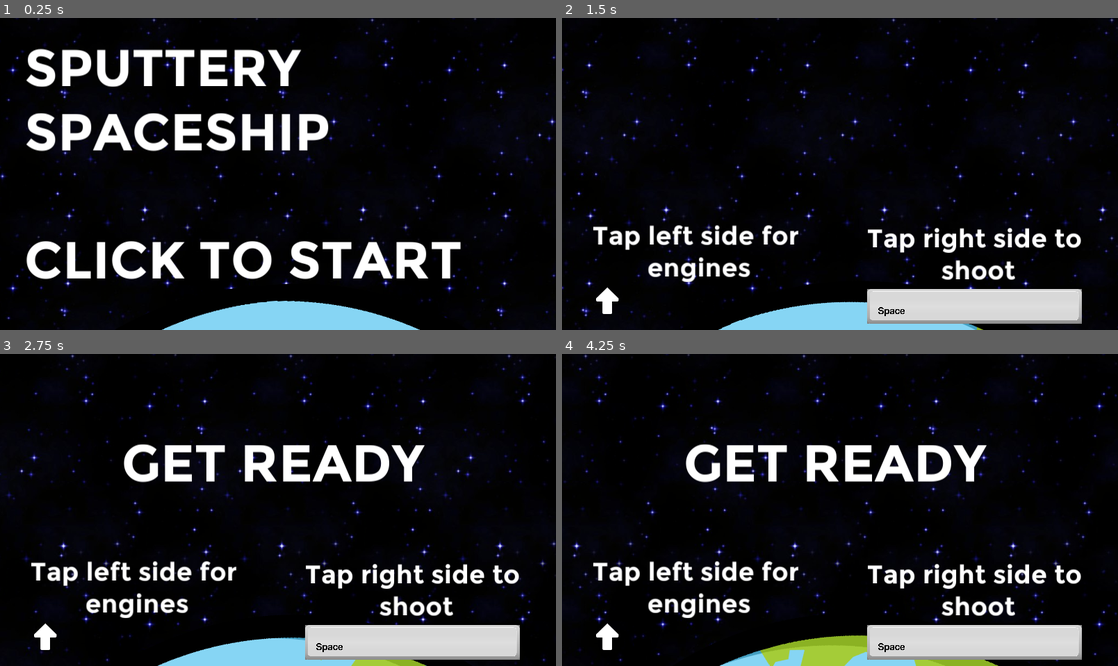
Above: before the commit, frames 1-4 (two rows, left to right).
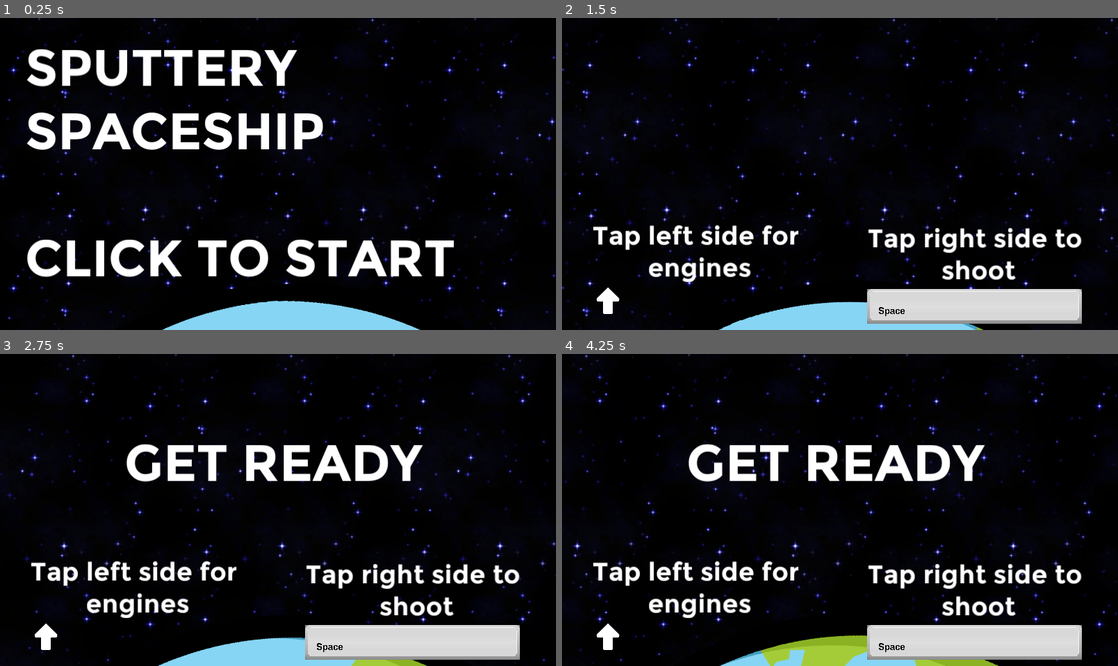
Above: after the commit, the same moments.

Repository: yokelpole/sputtery-spaceship
Game: Godot game, scene res://Game.tscn
Two runs of this game, one before a commit and one after it. Both use one fixed random seed, a clock stepped at 60 frames per second and the inputs below.
Inputs (mouse positions are in pixels of both pictures, inside the frame that each line leads up to):
- Up to frame 1 (0.25 s): no input
- Up to frame 2 (1.5 s): tap Enter (ui_accept) at 0.5, 0.77 s; move the mouse to (962, 158) at 0.52 s; hold Up (ui_up) 0.53-1.28 s; click (962, 158) at 0.67 s; move the mouse to (728, 189) at 1.27 s
- Up to frame 3 (2.75 s): tap Enter (ui_accept) at 1.52 s; move the mouse to (333, 441) at 2.02 s; hold Up (ui_up) from 2.03 s (still down)
- Up to frame 4 (4.25 s): move the mouse to (812, 572) at 2.77 s; click (812, 572) at 2.92 s; tap Enter (ui_accept) at 3.02, 3.77 s; move the mouse to (1006, 556) at 3.52 s; release Up (ui_up) at 3.53 s

The runs differ from the first frame. In frame 1, 6.9% of the frame differs, in the area x 0-83%, y 0-100%; in frame 2, 1.5%; in frame 3, 2.7%; in frame 4, 2.8%.

Commit message:
Arrange components into directories

Diff:
--- a/Enemy.tscn
+++ /dev/null
@@ -1,75 +0,0 @@
-[gd_scene load_steps=21 format=2]
-
-[ext_resource path="res://EnemyBody.gd" type="Script" id=1]
-[ext_resource path="res://Simple explosion/simpleExplosion07.png" type="Texture" id=2]
-[ext_resource path="res://Simple explosion/simpleExplosion06.png" type="Texture" id=3]
-[ext_resource path="res://Simple explosion/simpleExplosion05.png" type="Texture" id=4]
-[ext_resource path="res://enemyBlue1.png" type="Texture" id=5]
-[ext_resource path="res://Simple explosion/simpleExplosion01.png" type="Texture" id=6]
-[ext_resource path="res://Simple explosion/simpleExplosion04.png" type="Texture" id=7]
-[ext_resource path="res://Simple explosion/simpleExplosion08.png" type="Texture" id=8]
-[ext_resource path="res://Simple explosion/simpleExplosion02.png" type="Texture" id=9]
-[ext_resource path="res://Simple explosion/simpleExplosion03.png" type="Texture" id=10]
-[ext_resource path="res://Simple explosion/simpleExplosion00.png" type="Texture" id=11]
-[ext_resource path="res://Smoke/smokeGrey3.png" type="Texture" id=12]
-[ext_resource path="res://Smoke/smokeGrey0.png" type="Texture" id=13]
-[ext_resource path="res://Smoke/smokeGrey2.png" type="Texture" id=14]
-[ext_resource path="res://Smoke/smokeGrey4.png" type="Texture" id=15]
-[ext_resource path="res://Smoke/smokeGrey5.png" type="Texture" id=16]
-[ext_resource path="res://Smoke/smokeGrey1.png" type="Texture" id=17]
-[ext_resource path="res://Sounds/rumble3.ogg" type="AudioStream" id=18]
-
-[sub_resource type="SpriteFrames" id=1]
-animations = [ {
-"frames": [ ExtResource( 13 ), ExtResource( 17 ), ExtResource( 14 ), ExtResource( 12 ), ExtResource( 15 ), ExtResource( 16 ) ],
-"loop": true,
-"name": "smoke",
-"speed": 5.0
-} ]
-
-[sub_resource type="SpriteFrames" id=2]
-animations = [ {
-"frames": [ ExtResource( 11 ), ExtResource( 6 ), ExtResource( 9 ), ExtResource( 10 ), ExtResource( 7 ), ExtResource( 4 ), ExtResource( 3 ), ExtResource( 2 ), ExtResource( 8 ) ],
-"loop": false,
-"name": "boom",
-"speed": 5.0
-} ]
-
-[node name="EnemyBody" type="RigidBody2D"]
-position = Vector2( 7.48187, 13.1676 )
-collision_layer = 64
-collision_mask = 64
-contacts_reported = 4
-contact_monitor = true
-script = ExtResource( 1 )
-
-[node name="EnemySprite" type="Sprite" parent="."]
-position = Vector2( 37.8408, 35.2358 )
-rotation = 1.5708
-texture = ExtResource( 5 )
-
-[node name="SmokeSprite" type="AnimatedSprite" parent="EnemySprite"]
-visible = false
-position = Vector2( -1.22194, -51.2557 )
-rotation = -1.5708
-frames = SubResource( 1 )
-animation = "smoke"
-frame = 5
-playing = true
-
-[node name="ExplosionSprite" type="AnimatedSprite" parent="."]
-visible = false
-position = Vector2( 37.8408, 35.2358 )
-frames = SubResource( 2 )
-animation = "boom"
-speed_scale = 3.0
-
-[node name="EnemyCollisionShape" type="CollisionPolygon2D" parent="."]
-position = Vector2( -2.55605, 1.38315 )
-polygon = PoolVector2Array( 0.728732, 22.8752, -4.06128, 9.51886, 54.0336, -13.0165, 83.8885, 3.03051, 75.4918, 26.1681, 74.7454, 42.7749, 84.6349, 63.4867, 53.6281, 81.4528, -4.27355, 60.1449, -0.361738, 43.2305, 0.728732, 22.8752 )
-
-[node name="ExplodeSound" type="AudioStreamPlayer2D" parent="."]
-stream = ExtResource( 18 )
-volume_db = -15.0
-[connection signal="body_entered" from="." to="." method="_on_EnemyBody_body_entered"]
-[connection signal="animation_finished" from="ExplosionSprite" to="." method="_on_ExplosionSprite_animation_finished"]
--- a/Game.gd
+++ b/Game.gd
@@ -3,11 +3,11 @@
 var SCREEN_WIDTH = ProjectSettings.get_setting("display/window/size/width")
 var SCREEN_HEIGHT = ProjectSettings.get_setting("display/window/size/height")
 
-var Player = preload("res://Player.tscn")
-var Enemy = preload("res://Enemy.tscn")
-var SmarterEnemy = preload("res://SmarterEnemy.tscn")
-var Asteroid = preload("res://Asteroid.tscn")
-var Bullet = preload("res://Bullet.tscn")
+var Player = preload("res://Scenes/Player.tscn")
+var Enemy = preload("res://Scenes/Enemy.tscn")
+var SmarterEnemy = preload("res://Scenes/SmarterEnemy.tscn")
+var Asteroid = preload("res://Scenes/Asteroid.tscn")
+var Bullet = preload("res://Scenes/Bullet.tscn")
 
 var background_updates = 0
 var player = null
--- a/Game.tscn
+++ b/Game.tscn
@@ -1,12 +1,12 @@
 [gd_scene load_steps=15 format=2]
 
-[ext_resource path="res://Montserrat-Bold.ttf" type="DynamicFontData" id=1]
-[ext_resource path="res://Earth.png" type="Texture" id=2]
-[ext_resource path="res://space.png" type="Texture" id=3]
+[ext_resource path="res://Fonts/Montserrat-Bold.ttf" type="DynamicFontData" id=1]
+[ext_resource path="res://Misc Graphics/Earth.png" type="Texture" id=2]
+[ext_resource path="res://Misc Graphics/space.png" type="Texture" id=3]
 [ext_resource path="res://Game.gd" type="Script" id=4]
-[ext_resource path="res://arrowUp.png" type="Texture" id=5]
+[ext_resource path="res://Misc Graphics/arrowUp.png" type="Texture" id=5]
 [ext_resource path="res://Sounds/jingles_NES07.ogg" type="AudioStream" id=6]
-[ext_resource path="res://beautiful-blue-stars-fill.jpg" type="Texture" id=20]
+[ext_resource path="res://Misc Graphics/beautiful-blue-stars-fill.jpg" type="Texture" id=20]
 
 [sub_resource type="NavigationPolygon" id=1]
 vertices = PoolVector2Array( 1152.51, 5.10138, 1158.21, 578.904, 6.80118, 578.904, 8.70117, 7.0014 )
--- a/Asteroid.tscn
+++ b/Scenes/Asteroid.tscn
@@ -1,7 +1,8 @@
 [gd_scene load_steps=3 format=2]
 
-[ext_resource path="res://meteorBrown_big1.png" type="Texture" id=1]
-[ext_resource path="res://Asteroid.gd" type="Script" id=2]
+[ext_resource path="res://Scripts/Asteroid.gd" type="Script" id=1]
+[ext_resource path="res://Misc Graphics/meteorBrown_big1.png" type="Texture" id=2]
+
 
 [node name="AsteroidBody" type="RigidBody2D"]
 position = Vector2( 0.525696, 1.81718 )
@@ -12,11 +13,11 @@
 contact_monitor = true
 angular_velocity = 0.15
 angular_damp = 0.0
-script = ExtResource( 2 )
+script = ExtResource( 1 )
 
 [node name="AsteroidSprite" type="Sprite" parent="."]
 position = Vector2( 51.7624, 40.2597 )
-texture = ExtResource( 1 )
+texture = ExtResource( 2 )
 
 [node name="AsteroidBodyCollision" type="CollisionPolygon2D" parent="."]
 position = Vector2( 364.881, -86.1348 )
--- /dev/null
+++ b/Scenes/Enemy.tscn
@@ -0,0 +1,76 @@
+[gd_scene load_steps=21 format=2]
+
+[ext_resource path="res://Scripts/EnemyBody.gd" type="Script" id=1]
+[ext_resource path="res://Simple explosion/simpleExplosion01.png" type="Texture" id=2]
+[ext_resource path="res://Simple explosion/simpleExplosion07.png" type="Texture" id=3]
+[ext_resource path="res://Simple explosion/simpleExplosion03.png" type="Texture" id=4]
+[ext_resource path="res://Simple explosion/simpleExplosion08.png" type="Texture" id=5]
+[ext_resource path="res://Simple explosion/simpleExplosion00.png" type="Texture" id=6]
+[ext_resource path="res://Simple explosion/simpleExplosion02.png" type="Texture" id=7]
+[ext_resource path="res://Simple explosion/simpleExplosion06.png" type="Texture" id=8]
+[ext_resource path="res://Simple explosion/simpleExplosion05.png" type="Texture" id=9]
+[ext_resource path="res://Simple explosion/simpleExplosion04.png" type="Texture" id=10]
+[ext_resource path="res://Misc Graphics/enemyBlue1.png" type="Texture" id=11]
+[ext_resource path="res://Sounds/rumble3.ogg" type="AudioStream" id=12]
+[ext_resource path="res://Smoke/smokeGrey3.png" type="Texture" id=13]
+[ext_resource path="res://Smoke/smokeGrey5.png" type="Texture" id=14]
+[ext_resource path="res://Smoke/smokeGrey2.png" type="Texture" id=15]
+[ext_resource path="res://Smoke/smokeGrey0.png" type="Texture" id=16]
+[ext_resource path="res://Smoke/smokeGrey4.png" type="Texture" id=17]
+[ext_resource path="res://Smoke/smokeGrey1.png" type="Texture" id=18]
+
+
+[sub_resource type="SpriteFrames" id=1]
+animations = [ {
+"frames": [ ExtResource( 16 ), ExtResource( 18 ), ExtResource( 15 ), ExtResource( 13 ), ExtResource( 17 ), ExtResource( 14 ) ],
+"loop": true,
+"name": "smoke",
+"speed": 5.0
+} ]
+
+[sub_resource type="SpriteFrames" id=2]
+animations = [ {
+"frames": [ ExtResource( 6 ), ExtResource( 2 ), ExtResource( 7 ), ExtResource( 4 ), ExtResource( 10 ), ExtResource( 9 ), ExtResource( 8 ), ExtResource( 3 ), ExtResource( 5 ) ],
+"loop": false,
+"name": "boom",
+"speed": 5.0
+} ]
+
+[node name="EnemyBody" type="RigidBody2D"]
+position = Vector2( 7.48187, 13.1676 )
+collision_layer = 64
+collision_mask = 64
+contacts_reported = 4
+contact_monitor = true
+script = ExtResource( 1 )
+
+[node name="EnemySprite" type="Sprite" parent="."]
+position = Vector2( 37.8408, 35.2358 )
+rotation = 1.5708
+texture = ExtResource( 11 )
+
+[node name="SmokeSprite" type="AnimatedSprite" parent="EnemySprite"]
+visible = false
+position = Vector2( -1.22194, -51.2557 )
+rotation = -1.5708
+frames = SubResource( 1 )
+animation = "smoke"
+frame = 5
+playing = true
+
+[node name="ExplosionSprite" type="AnimatedSprite" parent="."]
+visible = false
+position = Vector2( 37.8408, 35.2358 )
+frames = SubResource( 2 )
+animation = "boom"
+speed_scale = 3.0
+
+[node name="EnemyCollisionShape" type="CollisionPolygon2D" parent="."]
+position = Vector2( -2.55605, 1.38315 )
+polygon = PoolVector2Array( 0.728732, 22.8752, -4.06128, 9.51886, 54.0336, -13.0165, 83.8885, 3.03051, 75.4918, 26.1681, 74.7454, 42.7749, 84.6349, 63.4867, 53.6281, 81.4528, -4.27355, 60.1449, -0.361738, 43.2305, 0.728732, 22.8752 )
+
+[node name="ExplodeSound" type="AudioStreamPlayer2D" parent="."]
+stream = ExtResource( 12 )
+volume_db = -15.0
+[connection signal="body_entered" from="." to="." method="_on_EnemyBody_body_entered"]
+[connection signal="animation_finished" from="ExplosionSprite" to="." method="_on_ExplosionSprite_animation_finished"]
--- a/Player.tscn
+++ b/Scenes/Player.tscn
@@ -1,32 +1,33 @@
 [gd_scene load_steps=18 format=2]
 
-[ext_resource path="res://ShipBody.gd" type="Script" id=1]
-[ext_resource path="res://playerShip1_red.png" type="Texture" id=2]
-[ext_resource path="res://Simple explosion/simpleExplosion07.png" type="Texture" id=3]
-[ext_resource path="res://Simple explosion/simpleExplosion06.png" type="Texture" id=4]
-[ext_resource path="res://Simple explosion/simpleExplosion05.png" type="Texture" id=5]
-[ext_resource path="res://Simple explosion/simpleExplosion01.png" type="Texture" id=6]
-[ext_resource path="res://Simple explosion/simpleExplosion04.png" type="Texture" id=7]
-[ext_resource path="res://Simple explosion/simpleExplosion08.png" type="Texture" id=8]
+[ext_resource path="res://Scripts/ShipBody.gd" type="Script" id=1]
+[ext_resource path="res://Rocket Fire/fire06.png" type="Texture" id=2]
+[ext_resource path="res://Simple explosion/simpleExplosion01.png" type="Texture" id=3]
+[ext_resource path="res://Simple explosion/simpleExplosion07.png" type="Texture" id=4]
+[ext_resource path="res://Misc Graphics/playerShip1_red.png" type="Texture" id=5]
+[ext_resource path="res://Simple explosion/simpleExplosion03.png" type="Texture" id=6]
+[ext_resource path="res://Simple explosion/simpleExplosion08.png" type="Texture" id=7]
+[ext_resource path="res://Simple explosion/simpleExplosion00.png" type="Texture" id=8]
 [ext_resource path="res://Simple explosion/simpleExplosion02.png" type="Texture" id=9]
-[ext_resource path="res://Simple explosion/simpleExplosion03.png" type="Texture" id=10]
-[ext_resource path="res://Simple explosion/simpleExplosion00.png" type="Texture" id=11]
-[ext_resource path="res://Rocket Fire/fire06.png" type="Texture" id=12]
+[ext_resource path="res://Simple explosion/simpleExplosion06.png" type="Texture" id=10]
+[ext_resource path="res://Simple explosion/simpleExplosion05.png" type="Texture" id=11]
+[ext_resource path="res://Simple explosion/simpleExplosion04.png" type="Texture" id=12]
 [ext_resource path="res://Rocket Fire/fire07.png" type="Texture" id=13]
 [ext_resource path="res://Sounds/laser5.ogg" type="AudioStream" id=14]
 [ext_resource path="res://Sounds/rumble3.ogg" type="AudioStream" id=15]
 
-[sub_resource type="SpriteFrames" id=2]
+
+[sub_resource type="SpriteFrames" id=1]
 animations = [ {
-"frames": [ ExtResource( 12 ), ExtResource( 13 ) ],
+"frames": [ ExtResource( 2 ), ExtResource( 13 ) ],
 "loop": true,
 "name": "rocket",
 "speed": 10.0
 } ]
 
-[sub_resource type="SpriteFrames" id=3]
+[sub_resource type="SpriteFrames" id=2]
 animations = [ {
-"frames": [ ExtResource( 11 ), ExtResource( 6 ), ExtResource( 9 ), ExtResource( 10 ), ExtResource( 7 ), ExtResource( 5 ), ExtResource( 4 ), ExtResource( 3 ), ExtResource( 8 ) ],
+"frames": [ ExtResource( 8 ), ExtResource( 3 ), ExtResource( 9 ), ExtResource( 6 ), ExtResource( 12 ), ExtResource( 11 ), ExtResource( 10 ), ExtResource( 4 ), ExtResource( 7 ) ],
 "loop": false,
 "name": "boom",
 "speed": 5.0
@@ -52,25 +53,25 @@
 position = Vector2( 99, 36 )
 rotation = 1.5708
 z_index = 6
-texture = ExtResource( 2 )
+texture = ExtResource( 5 )
 
 [node name="PlayerSprite" type="Sprite" parent="."]
 position = Vector2( 99, 36 )
 rotation = 1.5708
-texture = ExtResource( 2 )
+texture = ExtResource( 5 )
 
 [node name="PlayerRocket" type="AnimatedSprite" parent="PlayerSprite"]
 visible = false
 position = Vector2( -0.790695, 47.8104 )
 rotation = 3.14159
-frames = SubResource( 2 )
+frames = SubResource( 1 )
 animation = "rocket"
 playing = true
 
 [node name="ExplosionSprite" type="AnimatedSprite" parent="."]
 visible = false
 position = Vector2( 101.424, 38.1302 )
-frames = SubResource( 3 )
+frames = SubResource( 2 )
 animation = "boom"
 speed_scale = 3.0
 
--- a/SmarterEnemy.tscn
+++ b/Scenes/SmarterEnemy.tscn
@@ -1,27 +1,28 @@
 [gd_scene load_steps=21 format=2]
 
-[ext_resource path="res://SmarterEnemy.gd" type="Script" id=1]
-[ext_resource path="res://Simple explosion/simpleExplosion07.png" type="Texture" id=2]
-[ext_resource path="res://Simple explosion/simpleExplosion05.png" type="Texture" id=3]
-[ext_resource path="res://Simple explosion/simpleExplosion02.png" type="Texture" id=4]
-[ext_resource path="res://Simple explosion/simpleExplosion04.png" type="Texture" id=5]
-[ext_resource path="res://Simple explosion/simpleExplosion08.png" type="Texture" id=6]
-[ext_resource path="res://Simple explosion/simpleExplosion01.png" type="Texture" id=7]
+[ext_resource path="res://Misc Graphics/enemyRed2.png" type="Texture" id=1]
+[ext_resource path="res://Simple explosion/simpleExplosion01.png" type="Texture" id=2]
+[ext_resource path="res://Simple explosion/simpleExplosion07.png" type="Texture" id=3]
+[ext_resource path="res://Simple explosion/simpleExplosion03.png" type="Texture" id=4]
+[ext_resource path="res://Simple explosion/simpleExplosion08.png" type="Texture" id=5]
+[ext_resource path="res://Simple explosion/simpleExplosion00.png" type="Texture" id=6]
+[ext_resource path="res://Simple explosion/simpleExplosion02.png" type="Texture" id=7]
 [ext_resource path="res://Simple explosion/simpleExplosion06.png" type="Texture" id=8]
-[ext_resource path="res://Simple explosion/simpleExplosion03.png" type="Texture" id=9]
-[ext_resource path="res://enemyRed2.png" type="Texture" id=10]
-[ext_resource path="res://Simple explosion/simpleExplosion00.png" type="Texture" id=11]
+[ext_resource path="res://Simple explosion/simpleExplosion05.png" type="Texture" id=9]
+[ext_resource path="res://Simple explosion/simpleExplosion04.png" type="Texture" id=10]
+[ext_resource path="res://Sounds/rumble3.ogg" type="AudioStream" id=11]
 [ext_resource path="res://Smoke/smokeGrey3.png" type="Texture" id=12]
-[ext_resource path="res://Smoke/smokeGrey2.png" type="Texture" id=13]
-[ext_resource path="res://Smoke/smokeGrey0.png" type="Texture" id=14]
-[ext_resource path="res://Smoke/smokeGrey4.png" type="Texture" id=15]
-[ext_resource path="res://Smoke/smokeGrey5.png" type="Texture" id=16]
+[ext_resource path="res://Smoke/smokeGrey5.png" type="Texture" id=13]
+[ext_resource path="res://Smoke/smokeGrey2.png" type="Texture" id=14]
+[ext_resource path="res://Smoke/smokeGrey0.png" type="Texture" id=15]
+[ext_resource path="res://Smoke/smokeGrey4.png" type="Texture" id=16]
 [ext_resource path="res://Smoke/smokeGrey1.png" type="Texture" id=17]
-[ext_resource path="res://Sounds/rumble3.ogg" type="AudioStream" id=18]
+[ext_resource path="res://Scripts/SmarterEnemy.gd" type="Script" id=18]
+
 
 [sub_resource type="SpriteFrames" id=1]
 animations = [ {
-"frames": [ ExtResource( 14 ), ExtResource( 17 ), ExtResource( 13 ), ExtResource( 12 ), ExtResource( 15 ), ExtResource( 16 ) ],
+"frames": [ ExtResource( 15 ), ExtResource( 17 ), ExtResource( 14 ), ExtResource( 12 ), ExtResource( 16 ), ExtResource( 13 ) ],
 "loop": true,
 "name": "smoke",
 "speed": 5.0
@@ -42,12 +43,12 @@
 contacts_reported = 4
 contact_monitor = true
 linear_velocity = Vector2( -300, -150 )
-script = ExtResource( 1 )
+script = ExtResource( 18 )
 
 [node name="EnemySprite" type="Sprite" parent="."]
 position = Vector2( 37.8408, 35.2358 )
 rotation = 1.5708
-texture = ExtResource( 10 )
+texture = ExtResource( 1 )
 
 [node name="SmokeSprite" type="AnimatedSprite" parent="EnemySprite"]
 visible = false
--- a/project.godot
+++ b/project.godot
@@ -18,14 +18,15 @@
 config/name="Sputtery Spaceship"
 config/description="Sputtery Spaceship is a flappy bird style space shooter. Fight gravity and the oncoming enemies to stay alive as long as you possibly can!"
 run/main_scene="res://Game.tscn"
-boot_splash/image="res://splash_screen.png"
-config/icon="res://Sputtery Spaceship - Play Store Icon.png"
+boot_splash/image="res://Misc Graphics/splash_screen.png"
+config/icon="res://Misc Graphics/Sputtery Spaceship - Play Store Icon.png"
 
 [display]
 
 window/size/height=575
 window/size/resizable=false
 window/stretch/mode="2d"
+window/stretch/aspect="keep"
 
 [input_devices]
 
Renamed: Montserrat-Bold.ttf -> Fonts/Montserrat-Bold.ttf
Renamed: Earth.png -> Misc Graphics/Earth.png
Not shown, changed: Misc Graphics/Earth.png.import
Renamed: Sputtery Spaceship - Play Store Icon.png -> Misc Graphics/Sputtery Spaceship - Play Store Icon.png
Not shown, changed: Misc Graphics/Sputtery Spaceship - Play Store Icon.png.import
Renamed: arrowUp.png -> Misc Graphics/arrowUp.png
Not shown, changed: Misc Graphics/arrowUp.png.import
Renamed: beautiful-blue-stars-fill.jpg -> Misc Graphics/beautiful-blue-stars-fill.jpg
Not shown, changed: Misc Graphics/beautiful-blue-stars-fill.jpg.import
Renamed: bullet.png -> Misc Graphics/bullet.png
Not shown, added: Misc Graphics/bullet.png.import
Renamed: enemyBlue1.png -> Misc Graphics/enemyBlue1.png
(and 18 more such lines)
